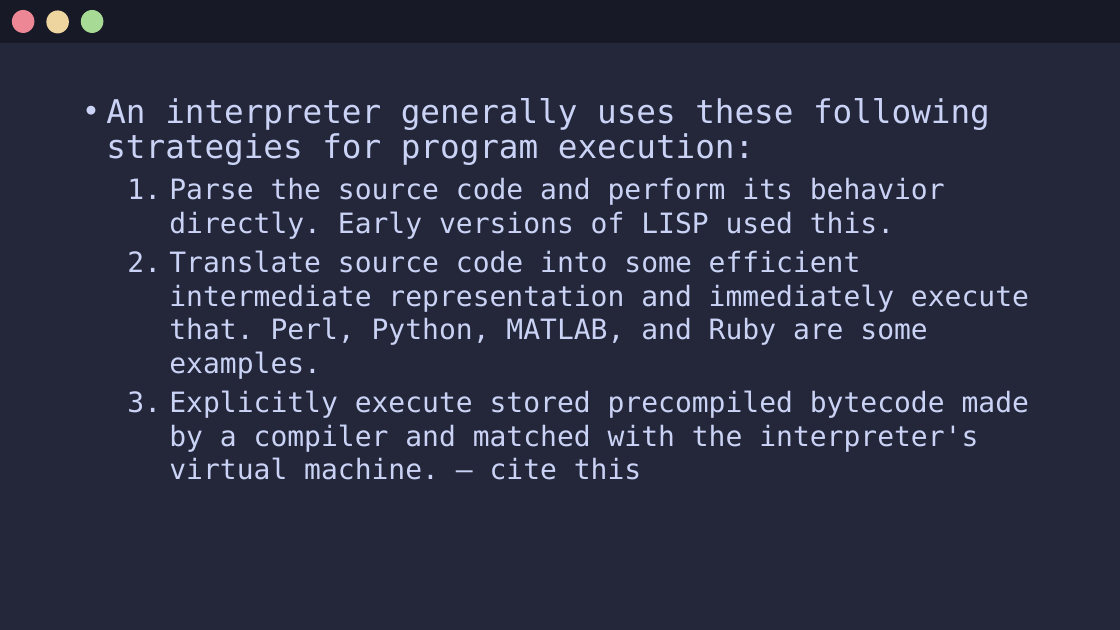
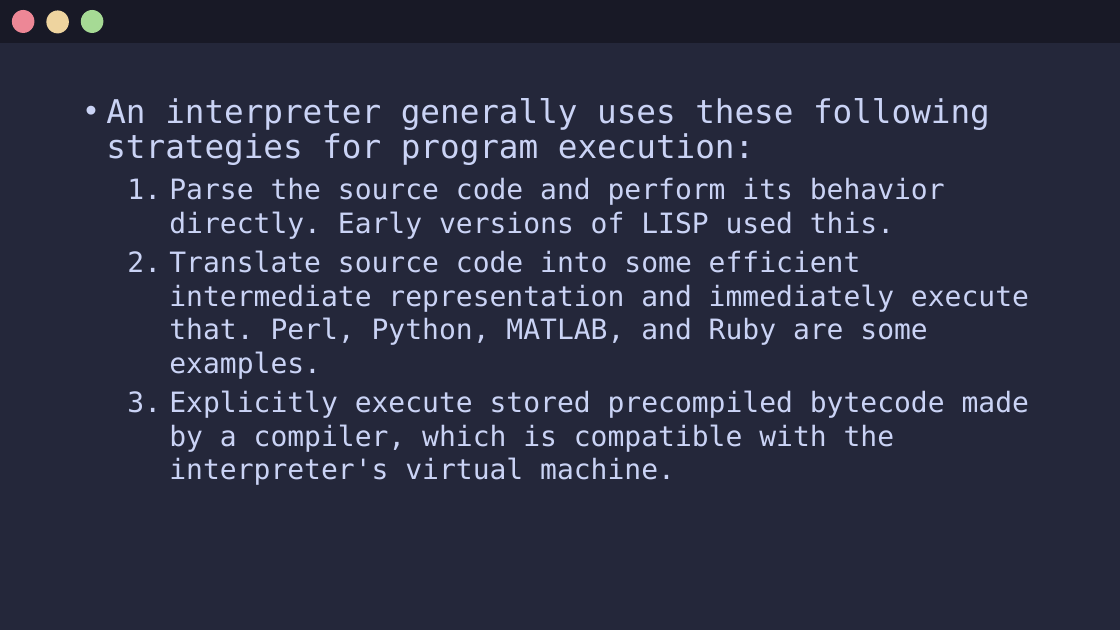
Before and after one commit to Jx-ls/custom-compiler, a slide deck: slide 9 of Compilers.odp. Drawn at 1120x630 pixels with LibreOffice and Linux fonts; fonts in the diff are those of the drawing. Boxes give left, top, right and bottom in pixels: in the first picture for what was removed or moved away, otherwise in the second. Text is boxed around its words. In the diff, an @@ line names an element or a change of style, - is before the commit and + after.

Commit message:
added stuff abt compilers and interpreters

```diff
--- a/Compilers.odp
+++ b/Compilers.odp
@@ text at [169,390,1029,485]: text changed @@
-  3. Explicitly execute stored precompiled bytecode made by a compiler and matched with the interpreter's virtual machine. – cite this
+  3. Explicitly execute stored precompiled bytecode made by a compiler, which is compatible with the interpreter's virtual machine.
```
Also in this commit, not shown: 3 other slides changed, 1 slide added, 1 slide removed, 1 other file.
